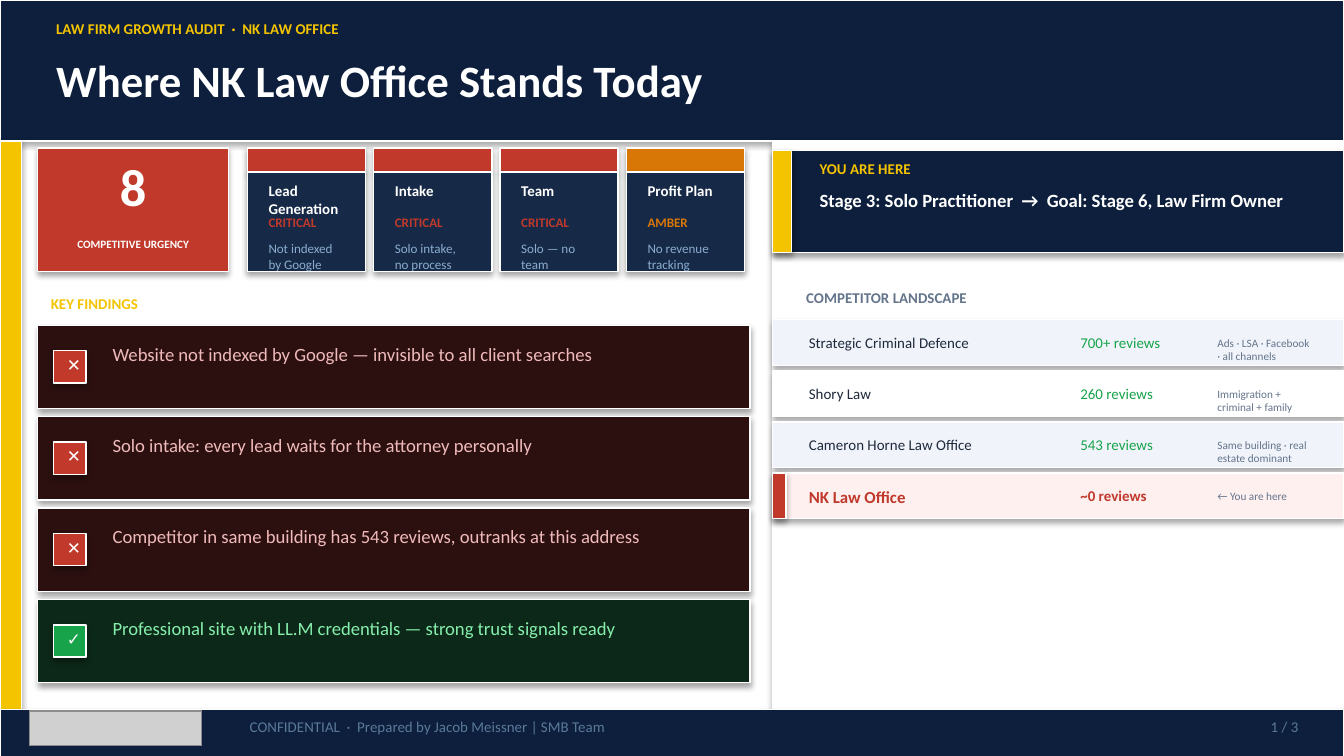
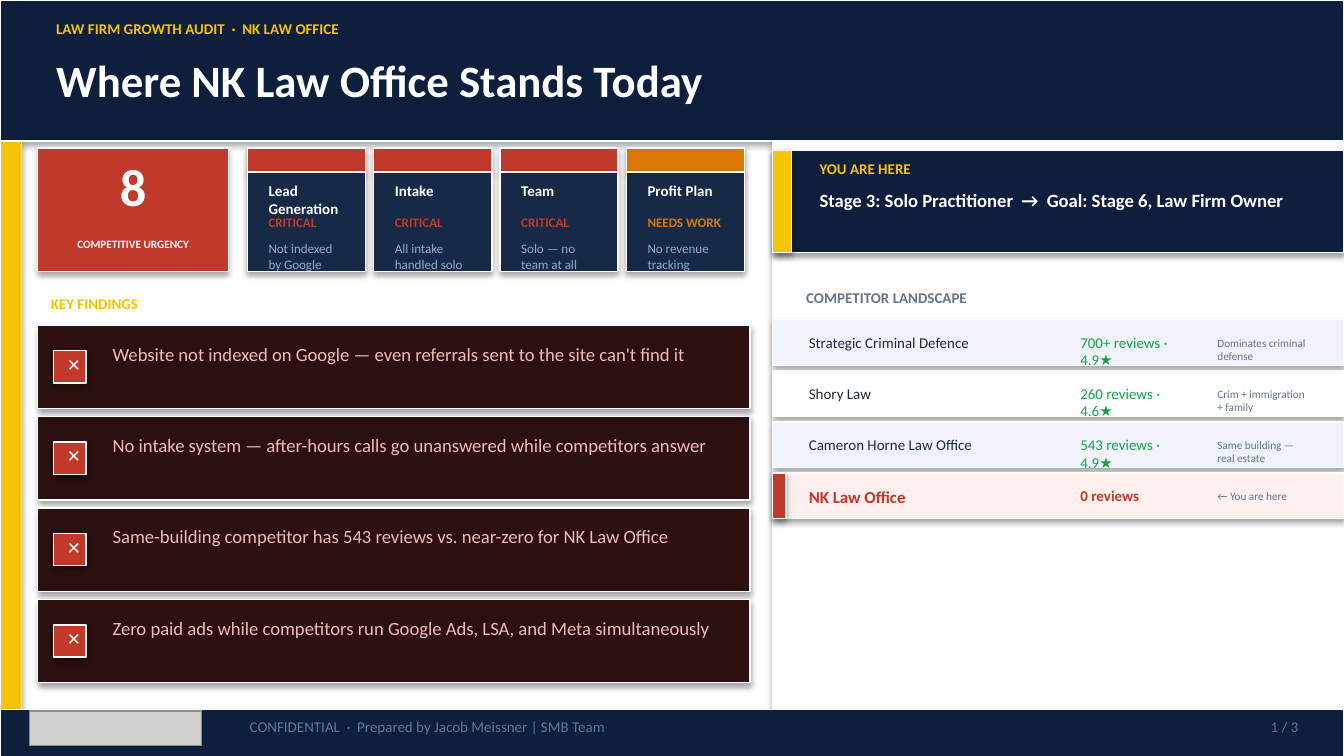
Before and after one commit to SMB-Team-Technology/workwith-smbteam, a slide deck: slide 1 of nk-law-office/NK_Law_Office_June_5_2026_Proposal.pptx. Drawn at 1344x756 pixels with LibreOffice and Linux fonts; fonts in the diff are those of the drawing; grey boxes stand for pictures. Boxes give left, top, right and bottom in pixels: in the first picture for what was removed or moved away, otherwise in the second. Text is boxed around its words. In the diff, an @@ line names an element or a change of style, - is before the commit and + after.

```diff
--- a/nk-law-office/NK_Law_Office_June_5_2026_Proposal.pptx
+++ b/nk-law-office/NK_Law_Office_June_5_2026_Proposal.pptx
@@ text at (648,218,721,227): text changed @@
-AMBER
+NEEDS WORK
@@ text at (395,244,463,273): text changed @@
-Solo intake, no process
+All intake handled solo
@@ text at (521,244,577,273): text changed @@
-Solo — no team
+Solo — no team at all
@@ text at (113,348,684,364): text changed @@
-Website not indexed by Google — invisible to all client searches
+Website not indexed on Google — even referrals sent to the site can't find it
@@ text at (1080,337,1160,370): text changed @@
-700+ reviews
+700+ reviews · 4.9★
@@ text at (1217,339,1306,360): text changed @@
-Ads · LSA · Facebook · all channels
+Dominates criminal defense
@@ text at (1080,389,1152,421): text changed @@
-260 reviews
+260 reviews · 4.6★
@@ text at (1217,390,1304,413): text changed @@
-Immigration + criminal + family
+Crim + immigration + family
@@ text at (113,439,706,455): text changed @@
-Solo intake: every lead waits for the attorney personally
+No intake system — after-hours calls go unanswered while competitors answer
@@ text at (1080,440,1152,472): text changed @@
-543 reviews
+543 reviews · 4.9★
@@ text at (1217,441,1282,462): text changed @@
-Same building · real estate dominant
+Same building — real estate
@@ text at (1080,490,1139,501): text changed @@
-~0 reviews
+0 reviews
@@ text at (113,530,668,546): text changed @@
-Competitor in same building has 543 reviews, outranks at this address
+Same-building competitor has 543 reviews vs. near-zero for NK Law Office
@@ rectangle at (38,599,750,683): fill #0C2818 to #2C1010 @@
@@ text at (54,622,86,657): text changed @@
-✓
+✕
@@ rectangle at (54,625,86,657): fill #16A34A to #C0392B @@
@@ text at (113,622,709,638): text changed; text colour #86EFAC to #F0BABA @@
-Professional site with LL.M credentials — strong trust signals ready
+Zero paid ads while competitors run Google Ads, LSA, and Meta simultaneously
```
Also in this commit, not shown: 2 other slides changed, 1 other file.
